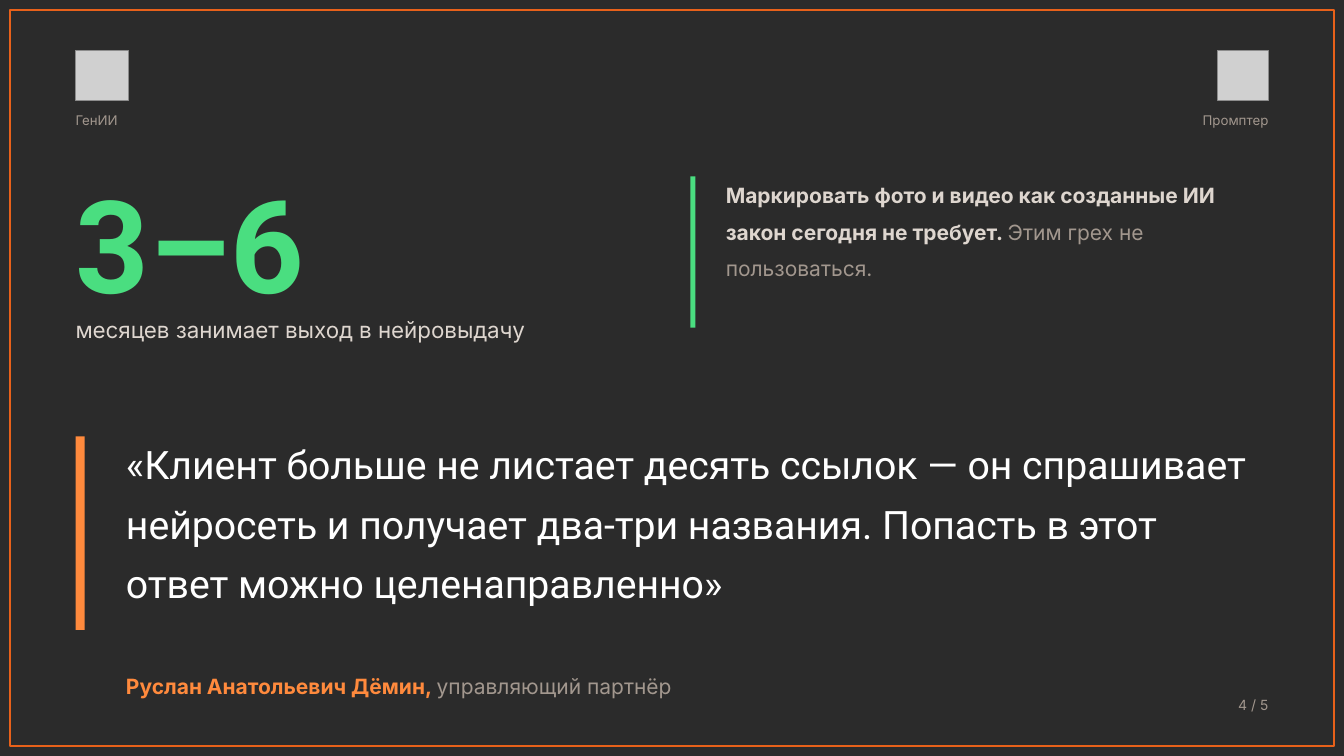
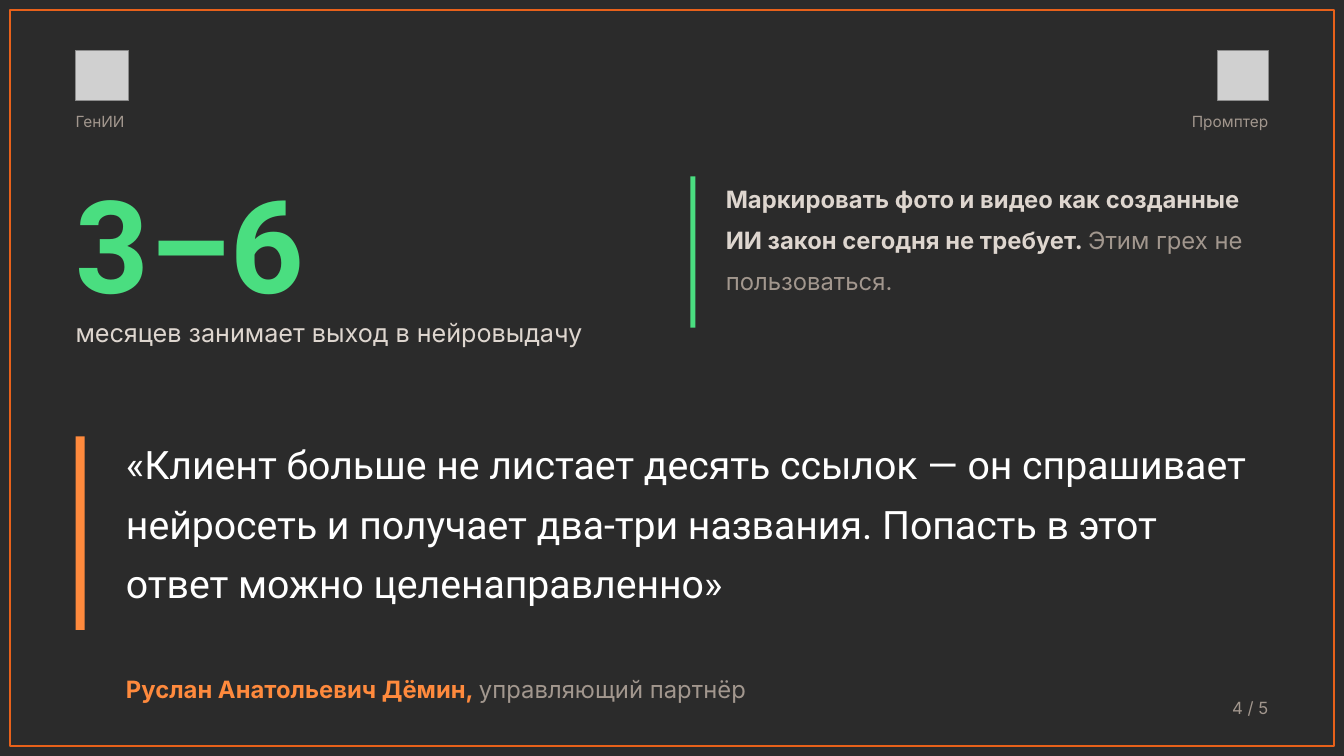
Before and after one commit to injusticebeast802-coder/taste-skill, a slide deck: slide 5 of prompter-moscow/presentation/prompter-konferenciya-2026.pptx. Drawn at 1344x756 pixels with LibreOffice and Linux fonts; fonts in the diff are those of the drawing; grey boxes stand for pictures; background and template pictures are left out; a plain dark background stands for a picture behind light text. Boxes give left, top, right and bottom in pixels: in the first picture for what was removed or moved away, otherwise in the second. Text is boxed around its words. In the diff, an @@ line names an element or a change of style, - is before the commit and + after.

```diff
--- a/prompter-moscow/presentation/prompter-konferenciya-2026.pptx
+++ b/prompter-moscow/presentation/prompter-konferenciya-2026.pptx
@@ text "ГенИИ" at [76, 116, 125, 127]: size 9.5 to 11 pt @@
@@ text "Промптер" at [1192, 116, 1268, 130]: size 9.5 to 11 pt @@
@@ text "Маркировать фото и видео как ..." at [726, 190, 1243, 254]: size 15 to 17 pt @@
@@ text "месяцев занимает выход в нейровыдачу" at [76, 323, 583, 347]: size 16 to 18 pt @@
@@ text "Руслан Анатольевич Дёмин, управляющий партнёр" at [126, 680, 746, 703]: size 15 to 17 pt @@
@@ text "4 / 5" at [1232, 702, 1268, 714]: size 10 to 12 pt @@
```
Also in this commit, not shown: 4 other slides changed.
